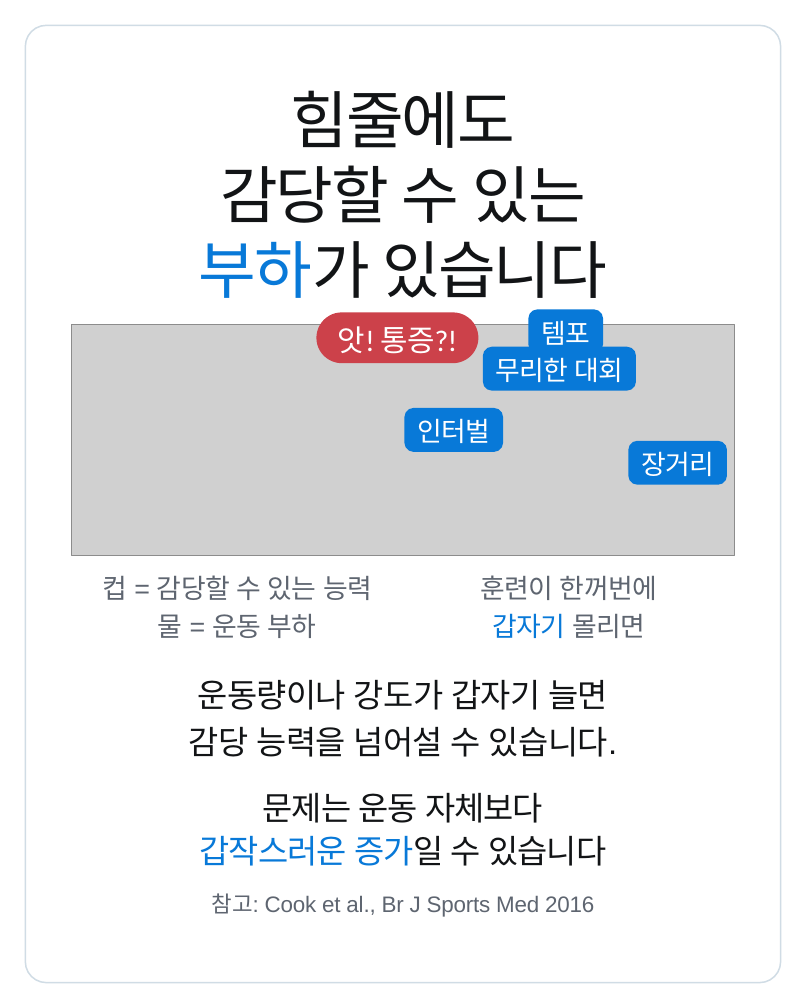
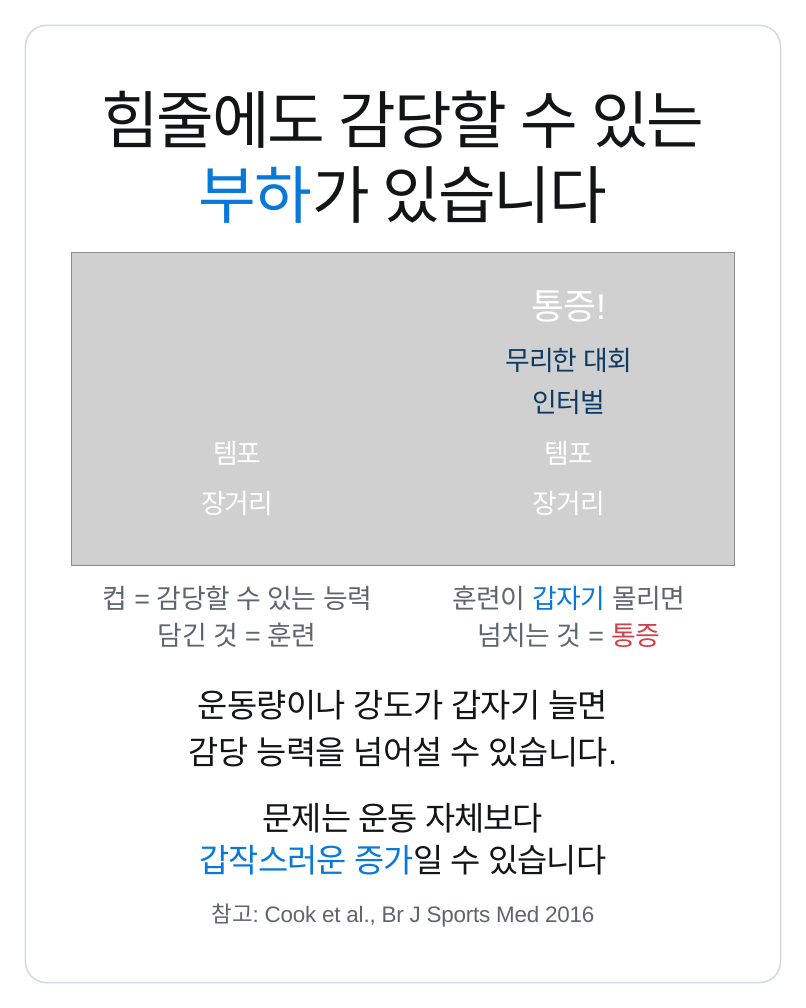
Before and after one commit to js920915-cyber/New-box, a slide deck: slide 2 of content/patellar-tendinopathy-loading/adobe-express/patellar-tendinopathy-loading-express.pptx. Drawn at 806x1008 pixels with LibreOffice and Linux fonts; fonts in the diff are those of the drawing; grey boxes stand for pictures. Boxes give left, top, right and bottom in pixels: in the first picture for what was removed or moved away, otherwise in the second. Text is boxed around its words. In the diff, an @@ line names an element or a change of style, - is before the commit and + after.

```diff
--- a/content/patellar-tendinopathy-loading/adobe-express/patellar-tendinopathy-loading-express.pptx
+++ b/content/patellar-tendinopathy-loading/adobe-express/patellar-tendinopathy-loading-express.pptx
@@ text at bbox=[101, 90, 704, 148]: text changed @@
-감당할 수 있는
+힘줄에도 감당할 수 있는
@@ text removed at bbox=[291, 90, 515, 148] @@
-힘줄에도
@@ text "부하가 있습니다": place and size @@
-text "부하가 있습니다" at bbox=[199, 241, 607, 298]
+text "부하가 있습니다" at bbox=[199, 166, 607, 223]
@@ picture: place and size @@
-picture at bbox=[72, 324, 734, 555]
+picture at bbox=[72, 252, 734, 566]
@@ text at bbox=[531, 291, 606, 321]: text changed; size 30 to 36 pt; font Calibri to Arial @@
-앗! 통증?!
+통증!
@@ rounded rectangle removed at bbox=[317, 312, 479, 363] @@
@@ rounded rectangle removed at bbox=[529, 310, 603, 353] @@
@@ text "무리한 대회": place and size @@
-text "무리한 대회" at bbox=[496, 357, 623, 382]
+text "무리한 대회" at bbox=[505, 347, 633, 372]
@@ text "무리한 대회" at bbox=[505, 347, 633, 372]: text colour #FFFFFF to #0B3A63 @@
@@ rounded rectangle removed at bbox=[483, 347, 636, 390] @@
@@ text "인터벌" at bbox=[532, 389, 605, 414]: text colour #FFFFFF to #0B3A63 @@
@@ text "인터벌": place and size @@
-text "인터벌" at bbox=[418, 418, 491, 443]
+text "인터벌" at bbox=[532, 389, 605, 414]
@@ rounded rectangle removed at bbox=[405, 408, 504, 451] @@
@@ text added at bbox=[213, 441, 262, 464], 27 pt, text #FFFFFF @@
+템포
@@ text "템포": place and size @@
-text "템포" at bbox=[541, 320, 590, 345]
+text "템포" at bbox=[544, 441, 593, 464]
@@ rounded rectangle removed at bbox=[628, 441, 727, 484] @@
@@ text added at bbox=[201, 491, 274, 515], 27 pt, text #FFFFFF @@
+장거리
@@ text "장거리": place and size @@
-text "장거리" at bbox=[641, 451, 714, 476]
+text "장거리" at bbox=[532, 491, 605, 515]
@@ text at bbox=[452, 585, 685, 610]: text changed; font Calibri to Arial; text colour #0879D8 to #5E6570 @@
-갑자기 몰리면
+훈련이 갑자기 몰리면
@@ text removed at bbox=[480, 575, 657, 600] @@
-훈련이 한꺼번에
@@ text removed at bbox=[158, 614, 317, 638] @@
-물 = 운동 부하
@@ text added at bbox=[158, 622, 317, 647], 27 pt, text #5E6570 @@
+담긴 것 = 훈련
@@ text added at bbox=[477, 623, 660, 647], 27 pt, text #5E6570 @@
+넘치는 것 = 통증
@@ 6 texts: place and size @@
-6 texts at bbox=[103, 575, 617, 917]
+6 texts at bbox=[103, 585, 617, 927]
```
Also in this commit, not shown: 33 other files.
